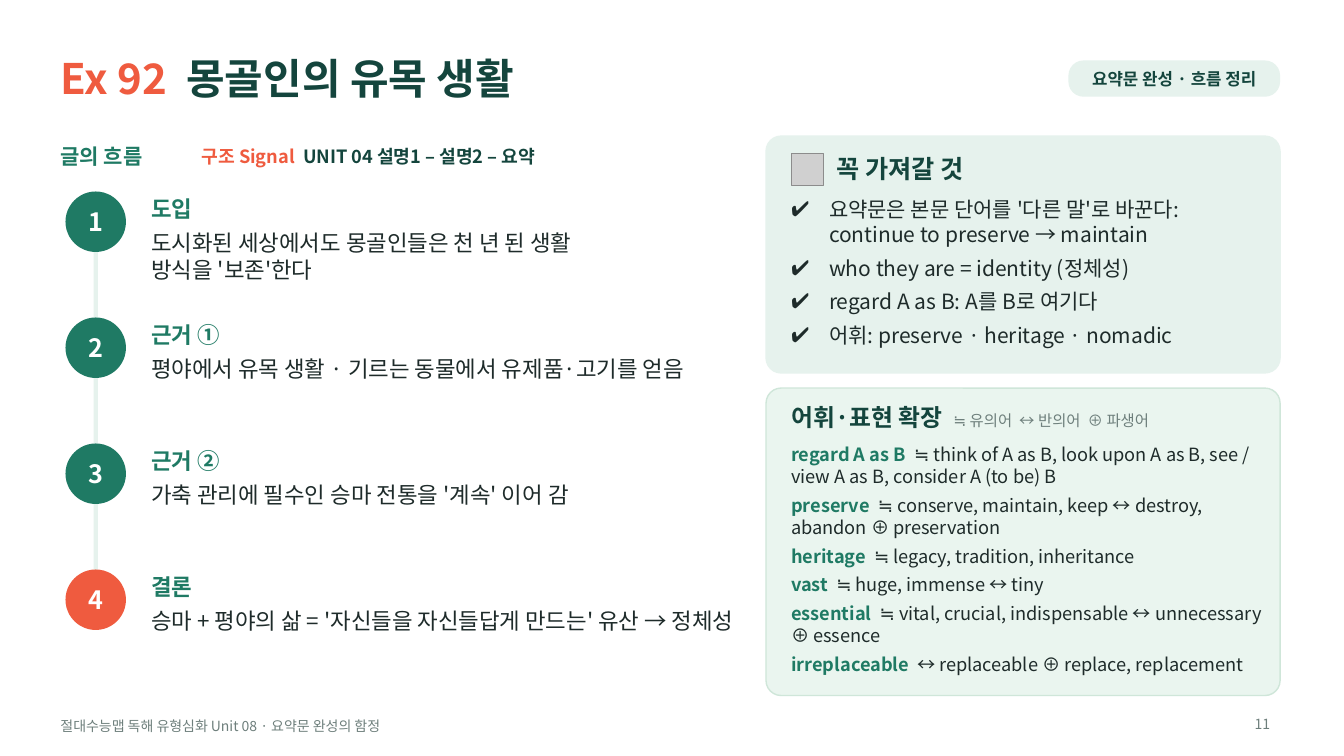
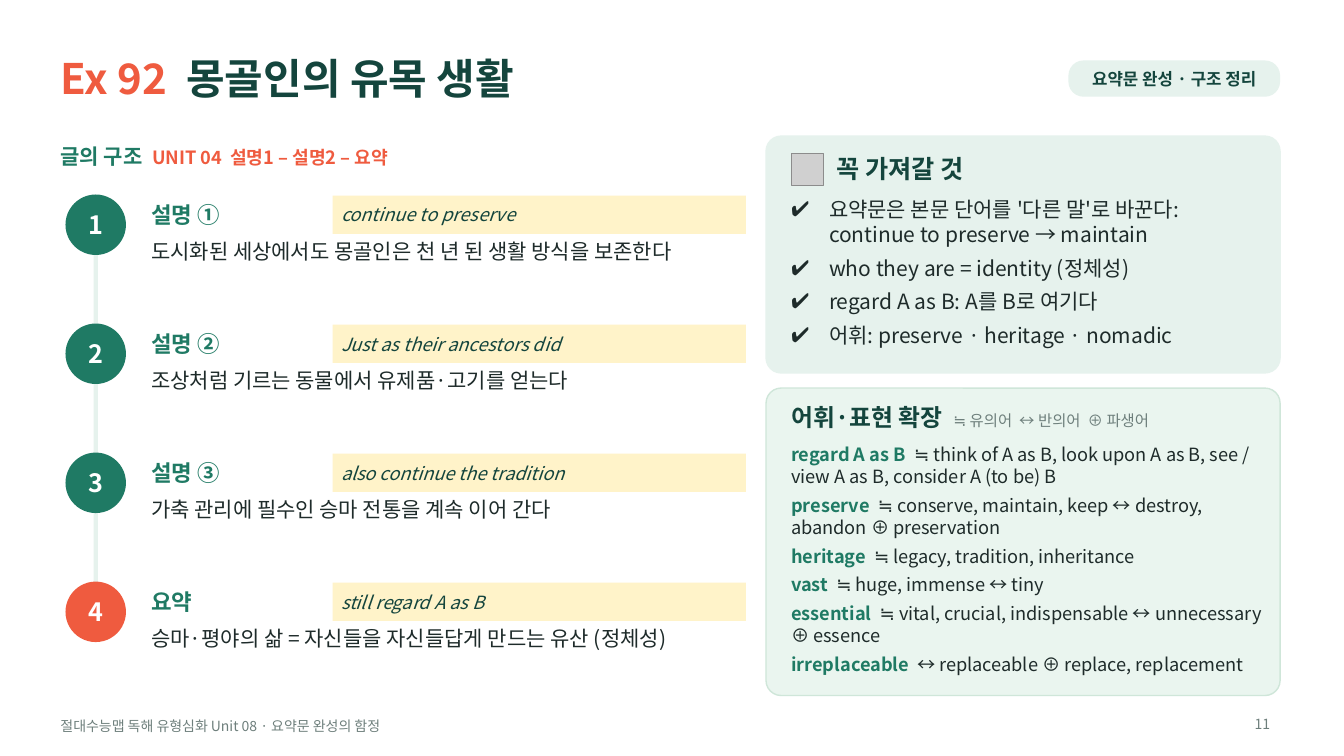
Before and after one commit to HUFSDavid/HUFSDavid, a slide deck: slide 11 of 절대수능맵_독해유형심화_Unit08_수업PPT.pptx. Drawn at 1344x756 pixels with LibreOffice and Linux fonts; fonts in the diff are those of the drawing; grey boxes stand for pictures. Boxes give left, top, right and bottom in pixels: in the first picture for what was removed or moved away, otherwise in the second. Text is boxed around its words. In the diff, an @@ line names an element or a change of style, - is before the commit and + after.

```diff
--- a/절대수능맵_독해유형심화_Unit08_수업PPT.pptx
+++ b/절대수능맵_독해유형심화_Unit08_수업PPT.pptx
@@ text in rounded rectangle at [1092,71,1256,87]: text changed @@
-요약문 완성 · 흐름 정리
+요약문 완성 · 구조 정리
@@ text at [60,146,388,166]: text changed; text colour #14453D to #EF5B3F @@
-구조 Signal UNIT 04 설명1 – 설명2 – 요약
+글의 구조 UNIT 04 설명1 – 설명2 – 요약
@@ text removed at [60,146,143,166] @@
-글의 흐름
@@ text removed at [151,198,192,219] @@
-도입
@@ text added at [151,204,219,225], 16 pt, text #1F7A64, bold @@
+설명 ①
@@ rectangle added at [333,196,746,234], fill #FFF3C9, 13 pt, text #14453D, italic @@
+continue to preserve
@@ line moved from (96, 222) - (96, 600) to (96, 227) - (96, 614) @@
@@ text at [151,241,671,261]: text changed; size 16 to 15 pt @@
-도시화된 세상에서도 몽골인들은 천 년 된 생활 방식을 '보존'한다
+도시화된 세상에서도 몽골인은 천 년 된 생활 방식을 보존한다
@@ ellipse "2": place and size @@
-ellipse "2" at [66,318,126,378]
+ellipse "2" at [66,324,126,384]
@@ text removed at [151,324,219,345] @@
-근거 ①
@@ rectangle added at [333,325,746,363], fill #FFF3C9, 13 pt, text #14453D, italic @@
+Just as their ancestors did
@@ text added at [151,333,219,354], 16 pt, text #1F7A64, bold @@
+설명 ②
@@ text at [151,370,568,390]: text changed; size 16 to 15 pt @@
-평야에서 유목 생활 · 기르는 동물에서 유제품·고기를 얻음
+조상처럼 기르는 동물에서 유제품·고기를 얻는다
@@ ellipse "3": place and size @@
-ellipse "3" at [66,444,126,504]
+ellipse "3" at [66,453,126,513]
@@ text removed at [151,450,219,471] @@
-근거 ②
@@ text added at [151,462,219,483], 16 pt, text #1F7A64, bold @@
+설명 ③
@@ rectangle added at [333,454,746,492], fill #FFF3C9, 13 pt, text #14453D, italic @@
+also continue the tradition
@@ text at [151,499,551,519]: text changed; size 16 to 15 pt @@
-가축 관리에 필수인 승마 전통을 '계속' 이어 감
+가축 관리에 필수인 승마 전통을 계속 이어 간다
@@ ellipse "4": place and size @@
-ellipse "4" at [66,570,126,630]
+ellipse "4" at [66,582,126,642]
@@ text removed at [151,576,192,597] @@
-결론
@@ text added at [151,591,192,612], 16 pt, text #1F7A64, bold @@
+요약
@@ rectangle added at [333,583,746,621], fill #FFF3C9, 13 pt, text #14453D, italic @@
+still regard A as B
@@ text at [151,628,666,650]: text changed; size 16 to 15 pt @@
-승마 + 평야의 삶 = '자신들을 자신들답게 만드는' 유산 → 정체성
+승마·평야의 삶 = 자신들을 자신들답게 만드는 유산 (정체성)
```
Also in this commit, not shown: 13 other slides changed, 5 other files.
